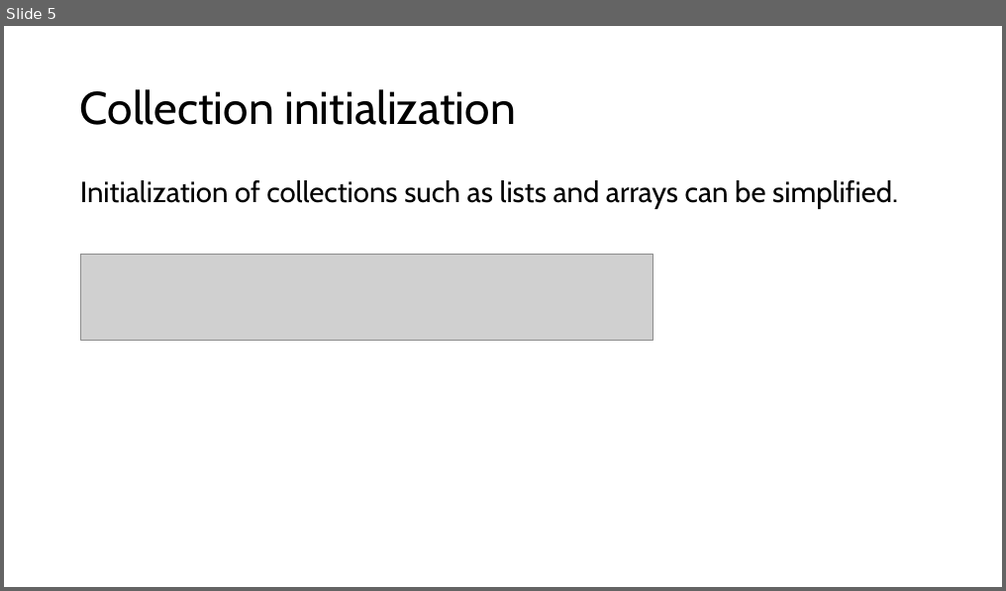
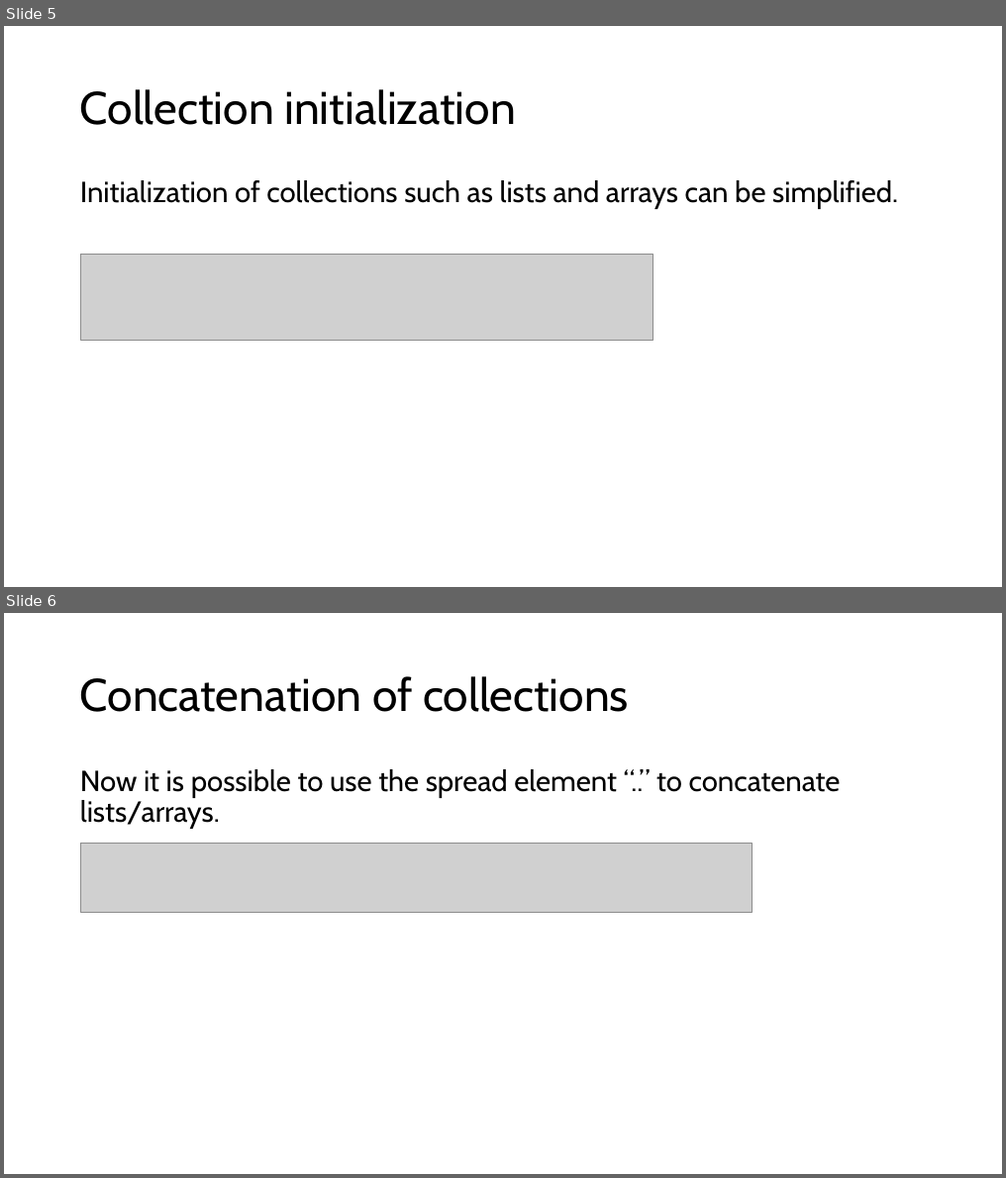
Before and after one commit to LuisSouto/C-sharp-new-features, a slide deck: slides.pptx. Shown one above the other, each under a label of ours: slide 5 before the commit, slides 5 and 6 after it. The pictures are 1006x591 and 1006x1178 pixels, drawn with LibreOffice and Linux fonts; fonts in the diff are those of the drawing; grey boxes stand for pictures. Boxes give left, top, right and bottom in pixels: in the first picture for what was removed or moved away, otherwise in the second. Text is boxed around its words. In the diff, an @@ line names an element or a change of style, - is before the commit and + after.

Commit message:
Concatenation of collections.

```diff
--- a/slides.pptx
+++ b/slides.pptx
@@ slide 6 added at box(4, 613, 1002, 1174), background #FFFFFF @@
@@ title added at box(80, 676, 629, 712), 44 pt, text #000000 @@
+Concatenation of collections
@@ text added at box(80, 769, 841, 829), 28 pt, text #000000 @@
+Now it is possible to use the spread element “..” to concatenate lists/arrays.
@@ picture added at box(81, 844, 751, 913) @@
```
Also in this commit, not shown: 1 other file.
